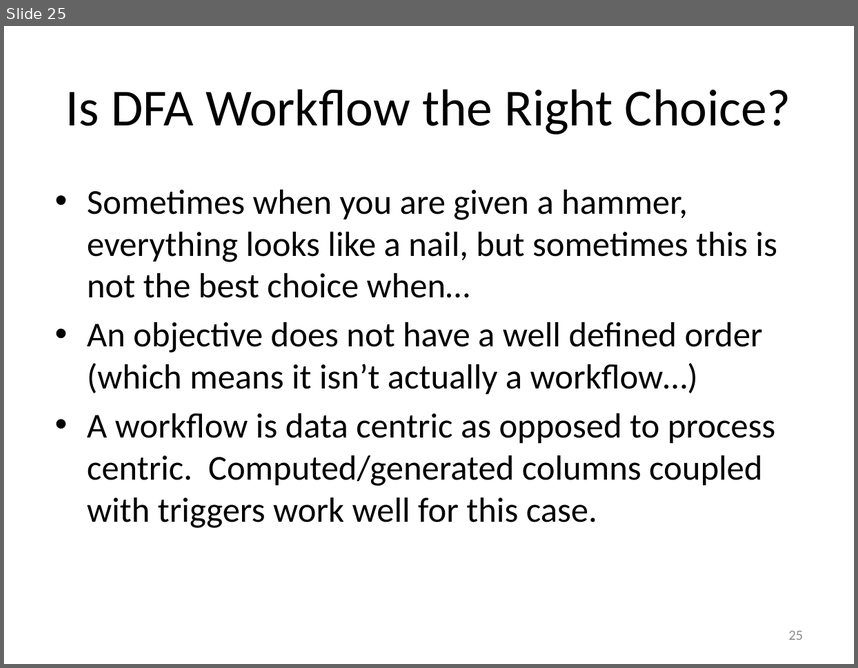
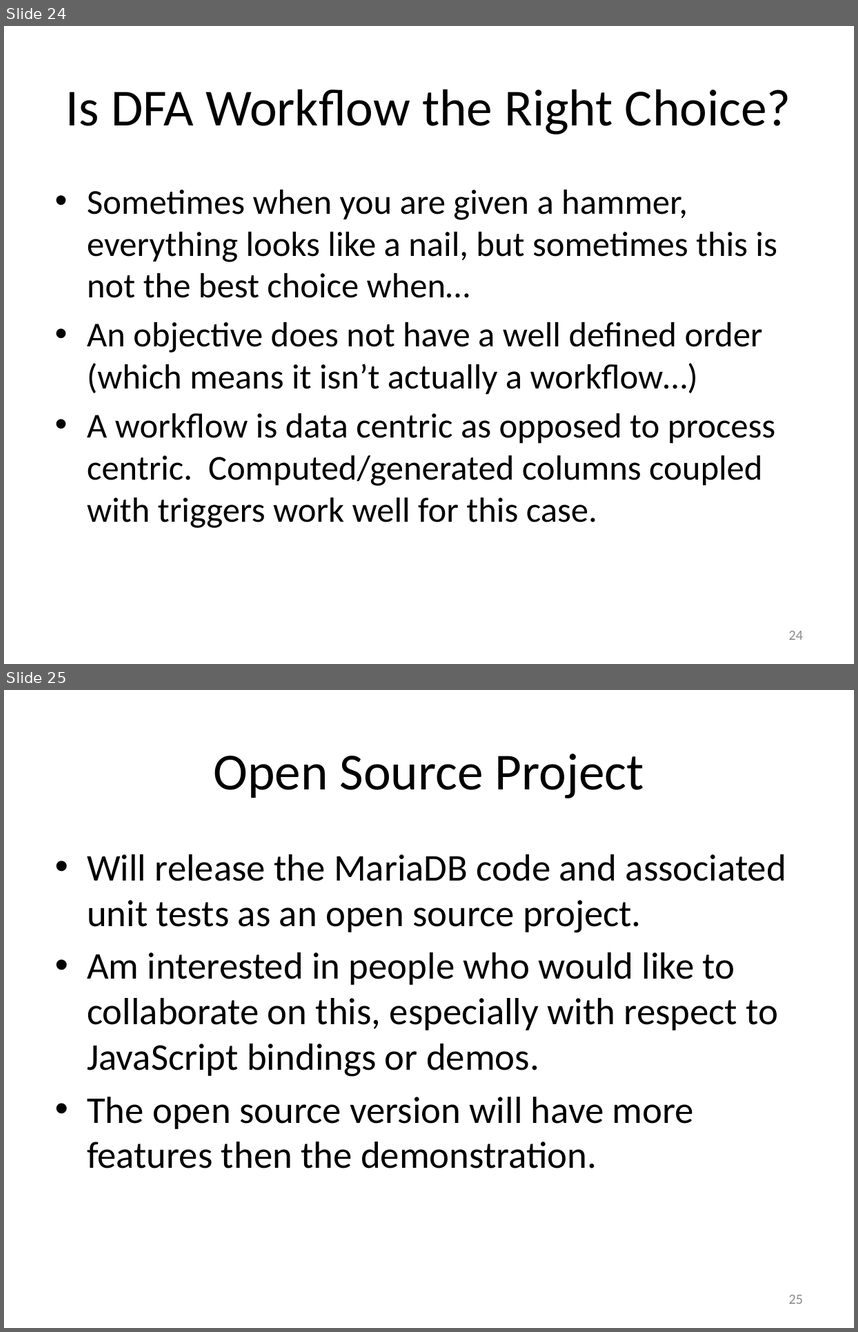
Before and after one commit to RichardRoda/DFA-Workflow-Model, a slide deck: Modeling Workflows with Event Driven DFA.pptx. Shown one above the other, each under a label of ours: slide 25 before the commit, slides 24 and 25 after it. The pictures are 858x668 and 858x1332 pixels, drawn with LibreOffice and Linux fonts; fonts in the diff are those of the drawing. Boxes give left, top, right and bottom in pixels: in the first picture for what was removed or moved away, otherwise in the second. Text is boxed around its words. In the diff, an @@ line names an element or a change of style, - is before the commit and + after.

Commit message:
CodePaLOUsa presentation final slides.  Includes announcement of open source project.

```diff
--- a/Modeling Workflows with Event Driven DFA.pptx
+++ b/Modeling Workflows with Event Driven DFA.pptx
@@ slide 25 added at (x1=4, y1=690, x2=854, y2=1328), background #FFFFFF @@
@@ title added at (x1=213, y1=753, x2=644, y2=798), 44 pt, text #000000 @@
+Open Source Project
@@ text added at (x1=87, y1=854, x2=786, y2=1168), 32 pt, text #000000 @@
+• Will release the MariaDB code and associated unit tests as an open source project.
+• Am interested in people who would like to collaborate on this, especially with respect to JavaScript bindings or demos.
+• The open source version will have more features then the demonstration.
@@ page number added at (x1=789, y1=1294, x2=803, y2=1303), 12 pt, text #8C8C8C @@
+25
@@ what was slide 25 is now slide 24 @@
@@ page number at (x1=789, y1=630, x2=803, y2=639): text changed @@
-25
+24
```
Also in this commit, not shown: 1 slide changed, 2 other slides added, 2 slides removed, 1 other file.
